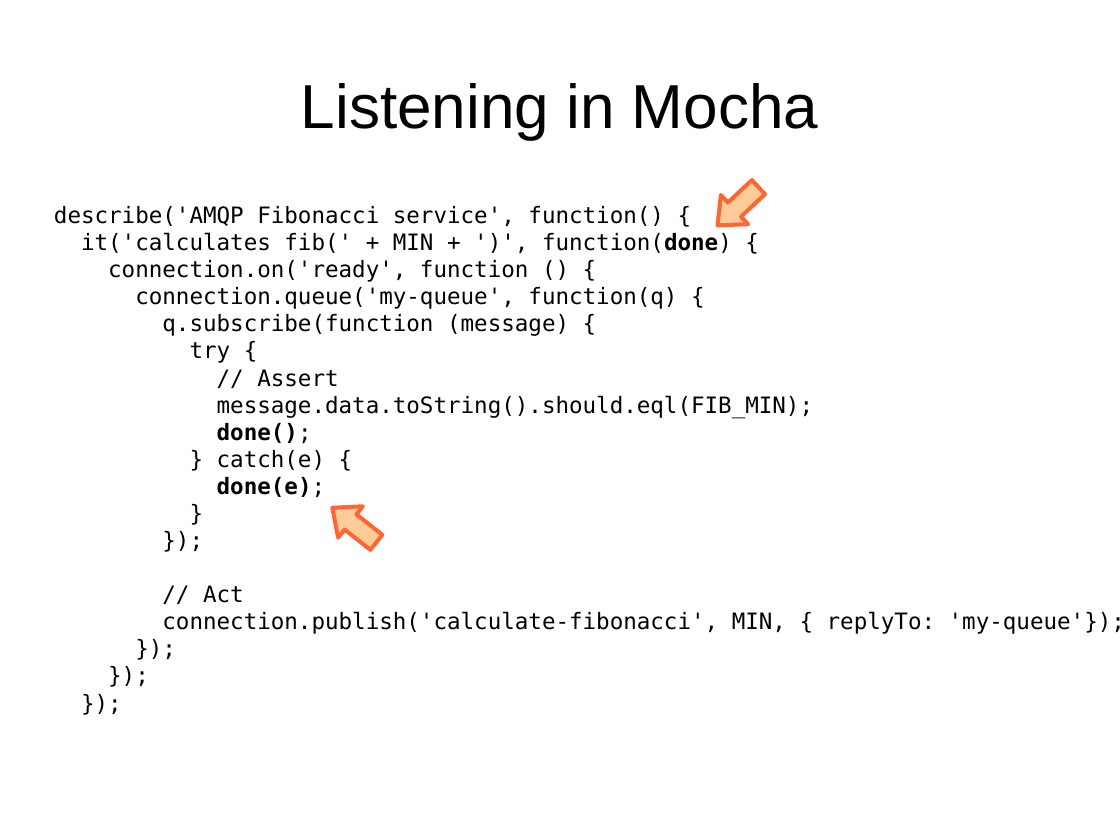
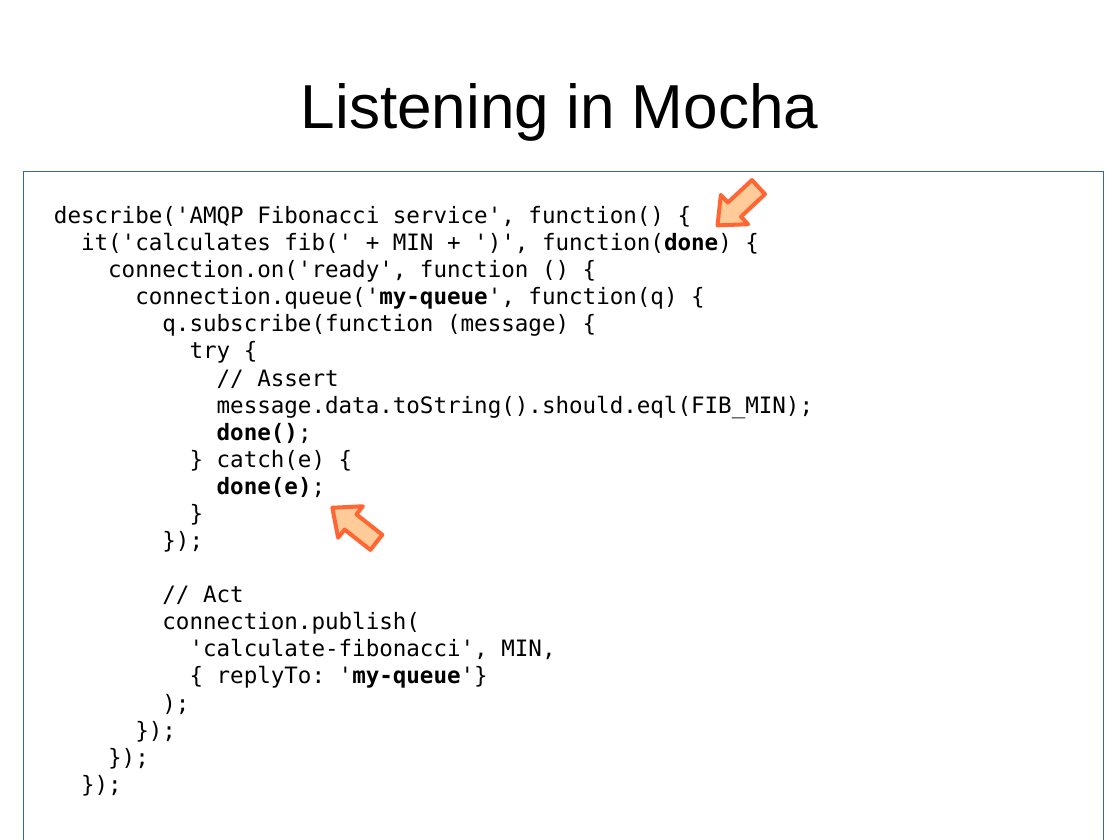
Before and after one commit to andreassimon/talk-asynchronen-code-testen, a slide deck: slide 9 of Asynchronen Code testen.odp. Drawn at 1120x840 pixels with LibreOffice and Linux fonts; fonts in the diff are those of the drawing; background and template pictures are left out. Boxes give left, top, right and bottom in pixels: in the first picture for what was removed or moved away, otherwise in the second. Text is boxed around its words. In the diff, an @@ line names an element or a change of style, - is before the commit and + after.

```diff
--- a/Asynchronen Code testen.odp
+++ b/Asynchronen Code testen.odp
@@ rectangle added at <box>24,172,1105,840</box>, fill #FFFFFF, outline #3465A4 0 pt @@
@@ text at <box>135,287,677,309</box>: bold on in "connection.queue('my-queue'," @@
@@ text at <box>162,611,555,688</box>: text changed @@
-connection.publish('calculate-fibonacci', MIN, { replyTo: 'my-queue'});
+connection.publish(
+'calculate-fibonacci', MIN,
+{ replyTo: 'my-queue'}
+);
```
Also in this commit, not shown: 5 other slides changed, 3 slides added, 5 other files.
